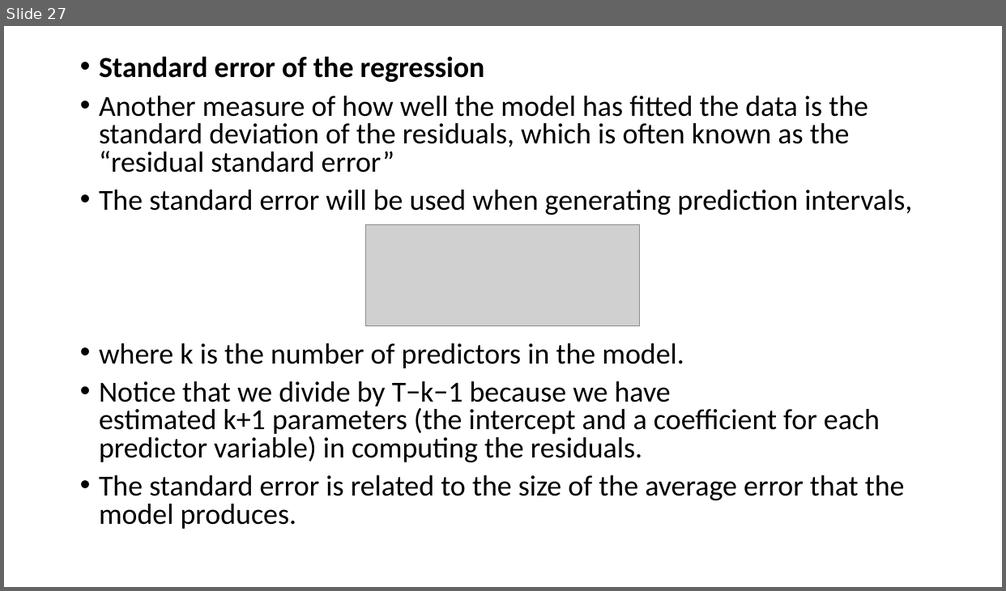
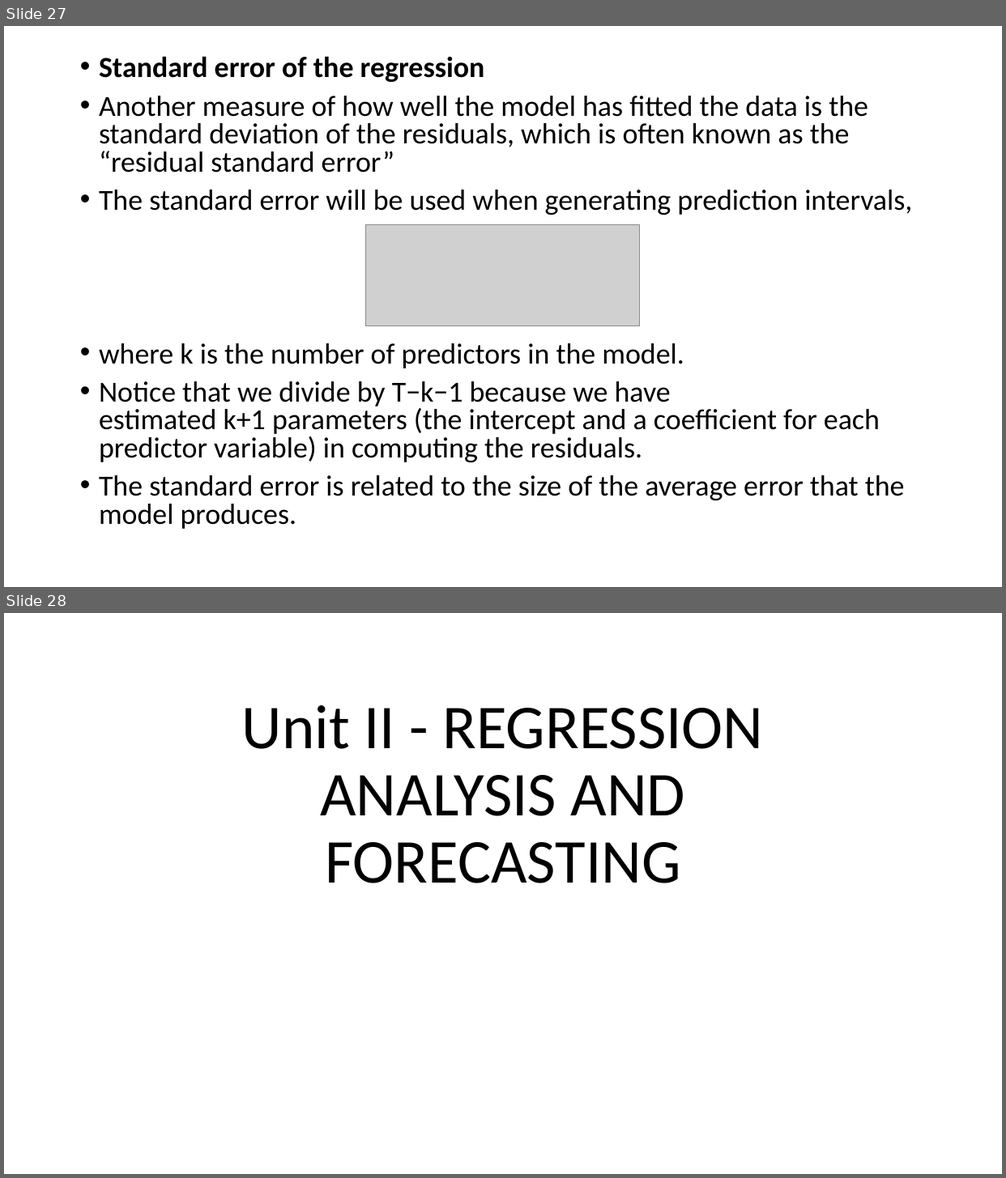
Before and after one commit to satishdkt/BTech-2024-25-Batch-Time-Series-Analysis, a slide deck: PPT/Unit 2/Unit II - REGRESSION ANALYSIS AND FORECASTING-Lecture 1.pptx. Shown one above the other, each under a label of ours: slide 27 before the commit, slides 27 and 28 after it. The pictures are 1006x591 and 1006x1178 pixels, drawn with LibreOffice and Linux fonts; fonts in the diff are those of the drawing; grey boxes stand for pictures. Boxes give left, top, right and bottom in pixels: in the first picture for what was removed or moved away, otherwise in the second. Text is boxed around its words. In the diff, an @@ line names an element or a change of style, - is before the commit and + after.

```diff
--- a/PPT/Unit 2/Unit II - REGRESSION ANALYSIS AND FORECASTING-Lecture 1.pptx
+++ b/PPT/Unit 2/Unit II - REGRESSION ANALYSIS AND FORECASTING-Lecture 1.pptx
@@ slide 28 added at (4, 613, 1002, 1174), background #FFFFFF @@
@@ title added at (242, 705, 763, 884), 60 pt, text #000000 @@
+Unit II - REGRESSION ANALYSIS AND FORECASTING
```
Also in this commit, not shown: 127 other slides added, 13 other files.
